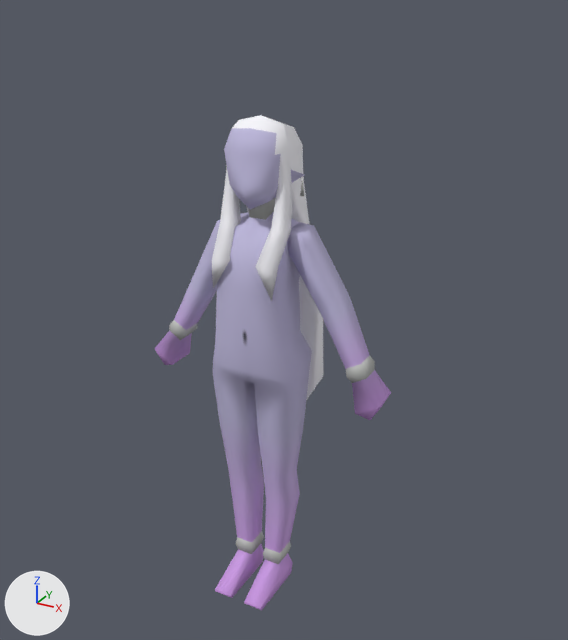
The FBX model PSX_Test_1/Assets/Models/Foxling/Foxling.fbx, before and after one commit.
Camera for both pictures: a 50 mm lens placed at (1.25, -2.11, 2.16), pointed at (0.03, 0.12, 1.04). The lights are fixed; the arrows at lower left show +X, +Y and +Z. The older version comes first. Where no turn or scale is listed for an object, it has been applied to the vertices.

Names of what the first picture shows: 'Arms.2', 'Body.2', 'Hair_Back.1', 'Hair_Front.3', 'Head.1' and 1 more.
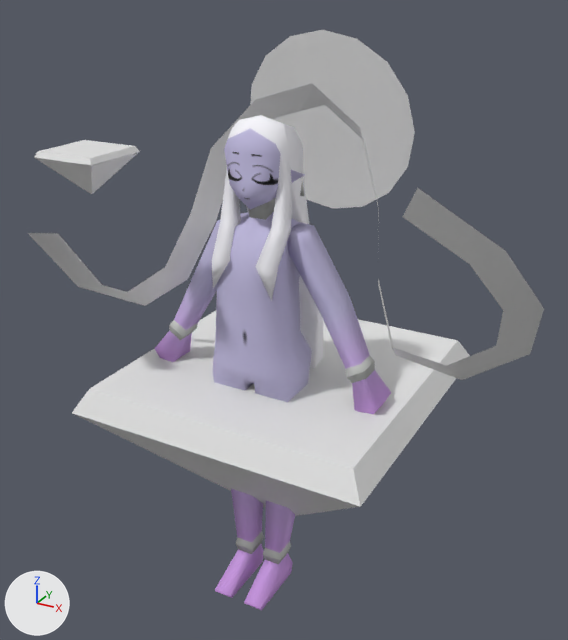
Pixel boxes [x1, y1, x2, y2] of what changed, in the pictures (568 x 640 px):
'Triangle.1', added
    after: [72, 311, 470, 516]
'Halo', added
    after: [250, 30, 415, 209]
'Strip', added
    after: [28, 83, 544, 380]
'Triangle.2', added
    after: [34, 140, 140, 194]

The change, as a list of edits to the scene's bpy script:
```text
Add mat_props:
    mat_props = principled_material('Props')
    mat_props.base_color = (0.8, 0.8, 0.8)  # white #e7e7e7
Add me_cube_015_1:
    me_cube_015_1.from_pydata([(0.0, 0.0, 0.0), (-0.5, -0.5, 0.7), (-0.549, -0.549, 0.614), (-0.5, 0.5, 0.7), (-0.549, 0.549, 0.614), (0.5, -0.5, 0.7), (0.549, -0.549, 0.614), (0.5, 0.5, 0.7), (0.549, 0.549, 0.614)], [], [(7, 3, 1, 5), (0, 8, 6), (0, 2, 4), (0, 4, 8), (1, 3, 4, 2), (3, 7, 8, 4), (7, 5, 6, 8), (5, 1, 2, 6), (0, 6, 2)])
    me_cube_015_1.materials.append(mat_props)  # white #e7e7e7
Add me_cube_016_1:
    me_cube_016_1.from_pydata([(0.0, 0.0, 0.0), (-0.1, -0.1, 0.14), (-0.11, -0.11, 0.123), (-0.1, 0.1, 0.14), (-0.11, 0.11, 0.123), (0.1, -0.1, 0.14), (0.11, -0.11, 0.123), (0.1, 0.1, 0.14), (0.11, 0.11, 0.123)], [], [(7, 3, 1, 5), (0, 8, 6), (0, 2, 4), (0, 4, 8), (1, 3, 4, 2), (3, 7, 8, 4), (7, 5, 6, 8), (5, 1, 2, 6), (0, 6, 2)])
    me_cube_016_1.materials.append(mat_props)  # white #e7e7e7
Add me_cylinder:
    me_cylinder.from_pydata(...)  # 16 vertices, 1 face; spans x -0.33..0.33, y -0.057..0.057, z -0.325..0.325
    me_cylinder.materials.append(mat_props)  # white #e7e7e7
Add me_plane_001:
    me_plane_001.from_pydata(...)  # 36 vertices, 17 faces; spans x -2.59..-0.89, y -0.45..0.32, z 0.99..1.84
    me_plane_001.materials.append(mat_props)  # white #e7e7e7
Add ob_triangle_1:
    ob_triangle_1 = bpy.data.objects.new('Triangle.1', me_cube_015_1)
    ob_triangle_1.location = (0.0, 0.18, 0.14)
Add ob_triangle_2:
    ob_triangle_2 = bpy.data.objects.new('Triangle.2', me_cube_016_1)
    ob_triangle_2.location = (-0.4, -0.32, 1.54)
Add ob_halo:
    ob_halo = bpy.data.objects.new('Halo', me_cylinder)
    ob_halo.location = (0.0, 0.5, 1.66)
Add ob_strip:
    ob_strip = bpy.data.objects.new('Strip', me_plane_001)
    ob_strip.location = (1.834, 0.0, 0.003)
```
